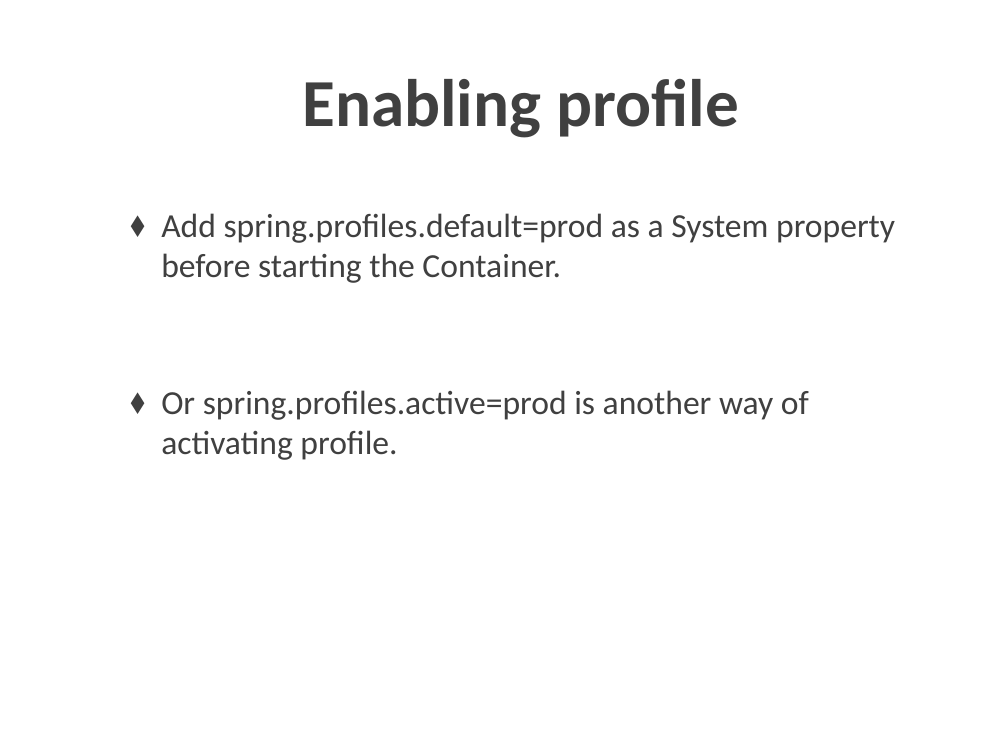
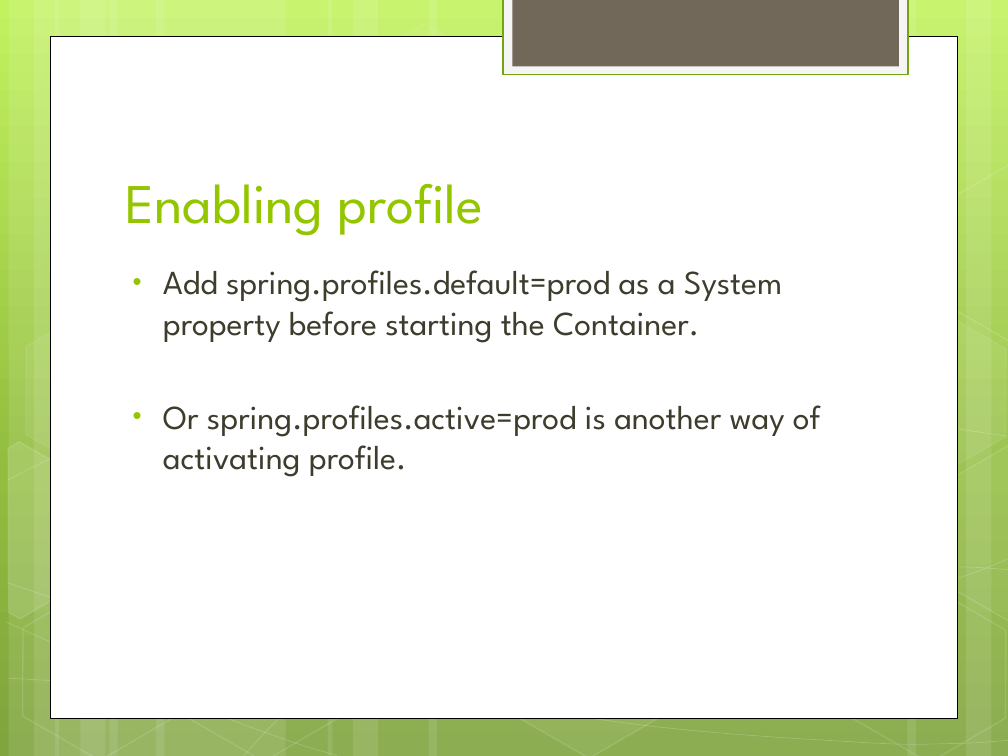
Before and after one commit to trvajjala/interview-preparation, a slide deck: slide 6 of documents/SpringCoreConcepts.pptx (slide 5 before the commit). Drawn at 1008x756 pixels with LibreOffice and Linux fonts; fonts in the diff are those of the drawing; background and template pictures are left out. Boxes give left, top, right and bottom in pixels: in the first picture for what was removed or moved away, otherwise in the second. Text is boxed around its words. In the diff, an @@ line names an element or a change of style, - is before the commit and + after.

```diff
--- a/documents/SpringCoreConcepts.pptx
+++ b/documents/SpringCoreConcepts.pptx
@@ background picture (left out) to gradient #C3F35F to #93BF3F to #81A53E @@
@@ rectangle added at (503, 0, 908, 75), fill #F5F5F5, outline #74A510 1.25 pt @@
@@ rectangle added at (512, 0, 898, 67), fill #71685A @@
@@ rectangle added at (50, 36, 958, 718), fill #FFFFFF, outline #000000 0.5 pt @@
@@ title "Enabling profile": place and size @@
-title "Enabling profile" at (302, 79, 739, 138)
+title "Enabling profile" at (125, 183, 483, 236)
@@ title "Enabling profile" at (125, 183, 483, 236): size 48 to 40 pt, font Calibri to League Spartan, text colour #404040 to #94C600, bold off; alignment centre to left; line spacing 52pt to 1; vertical alignment middle to bottom @@
@@ group added at (0, 0, 1008, 756): 12 rectangles, 8 freeform shapes, 8 hexagons @@
@@ text "Add spring.profiles.default=prod as a System ...": place and size @@
-text "Add spring.profiles.default=prod as a System ..." at (161, 213, 895, 460)
+text "Add spring.profiles.default=prod as a System ..." at (163, 270, 821, 477)
@@ text "Add spring.profiles.default=prod as a System ..." at (163, 270, 821, 477): font Calibri to League Spartan, text colour #404040 to #3E3D2D; bullet ⬧ to •; less space between paragraphs @@
```
Also in this commit, not shown: 12 other slides changed, 5 slides added, 11 other files.
